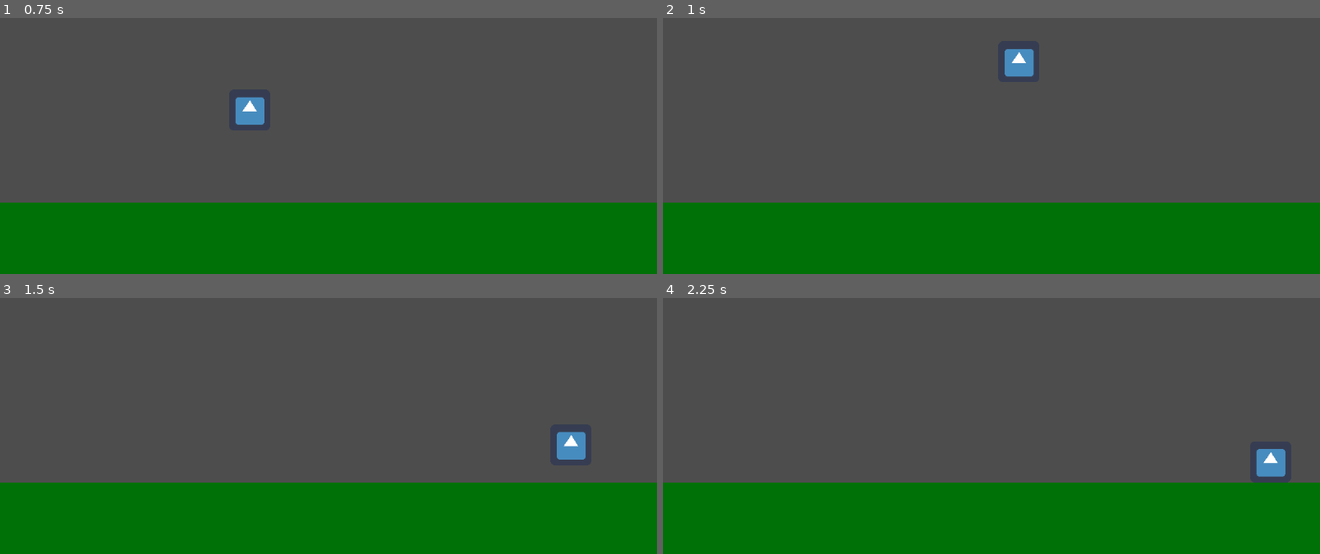
Above: before the commit, frames 1-4 (two rows, left to right).
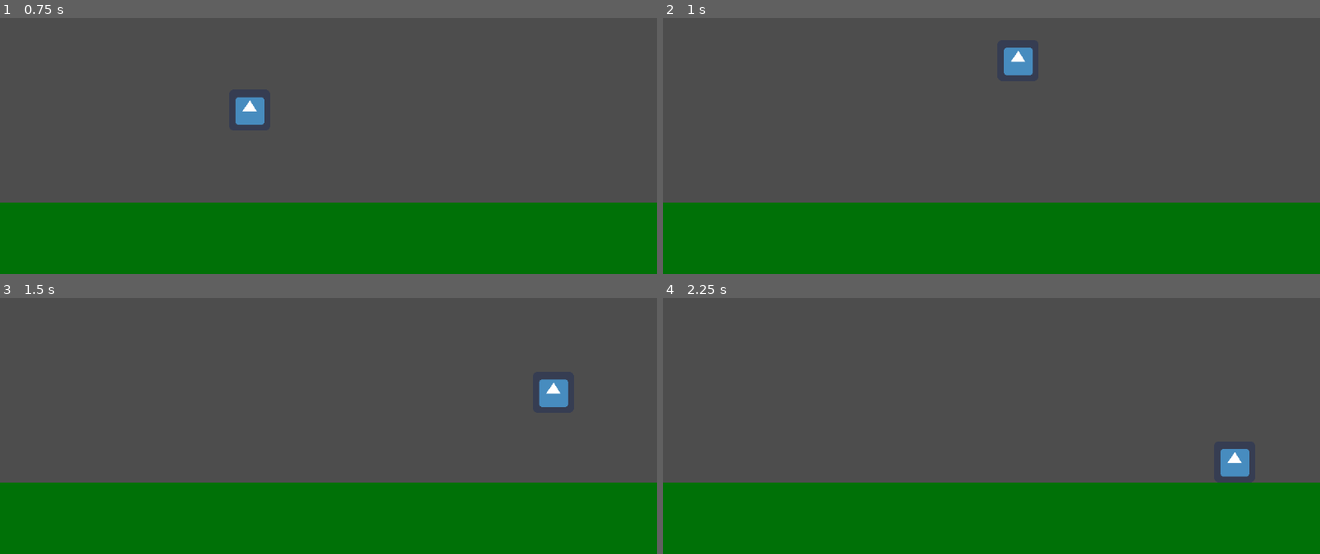
Above: after the commit, the same moments.

Repository: simon-hrbek/TheBestGameInTheRoom
Game: Godot game, scene res://DemoScene.tscn
Two runs of this game, one before a commit and one after it. Both use one fixed random seed, a clock stepped at 60 frames per second and the inputs below. The engine's default icon, where the game draws it, is replaced by a stand-in: a white triangle on a blue panel in a dark square.
Inputs:
- Up to frame 1 (0.75 s): tap Enter at 0.5 s; hold Right (move_right) from 0.53 s (still down)
- Up to frame 2 (1 s): keep holding Right (move_right); tap Up (jump) at 0.77 s
- Up to frame 3 (1.5 s): keep holding Right (move_right)
- Up to frame 4 (2.25 s): tap Up (jump) at 1.52 s; release Right (move_right) at 2.03 s; hold Left (move_left) from 2.03 s (still down)

Frame 1 is identical in both runs. In frame 2, 0.1% of the frame differs, in the area x 51-57%, y 11-24%; in frame 3, 1.0%, in the area x 82-90%, y 31-64%; in frame 4, 1.0%.

Commit message:
Add files via upload
Changed poly shape

Diff:
--- a/TheBestGameInTheRoom/DemoScene.tscn
+++ b/TheBestGameInTheRoom/DemoScene.tscn
@@ -48,7 +48,7 @@
 
 [node name="CollisionPolygon2D" type="CollisionPolygon2D" parent="StaticBody2D2"]
 position = Vector2(55, 55)
-polygon = PackedVector2Array(0, -2, 74, -29, 340, 70, 26, 65)
+polygon = PackedVector2Array(-40, -84, 56, -146, 255, -20, 115, -26)
 
 [node name="StaticBody2D3" type="StaticBody2D" parent="."]
 position = Vector2(520, 360)
